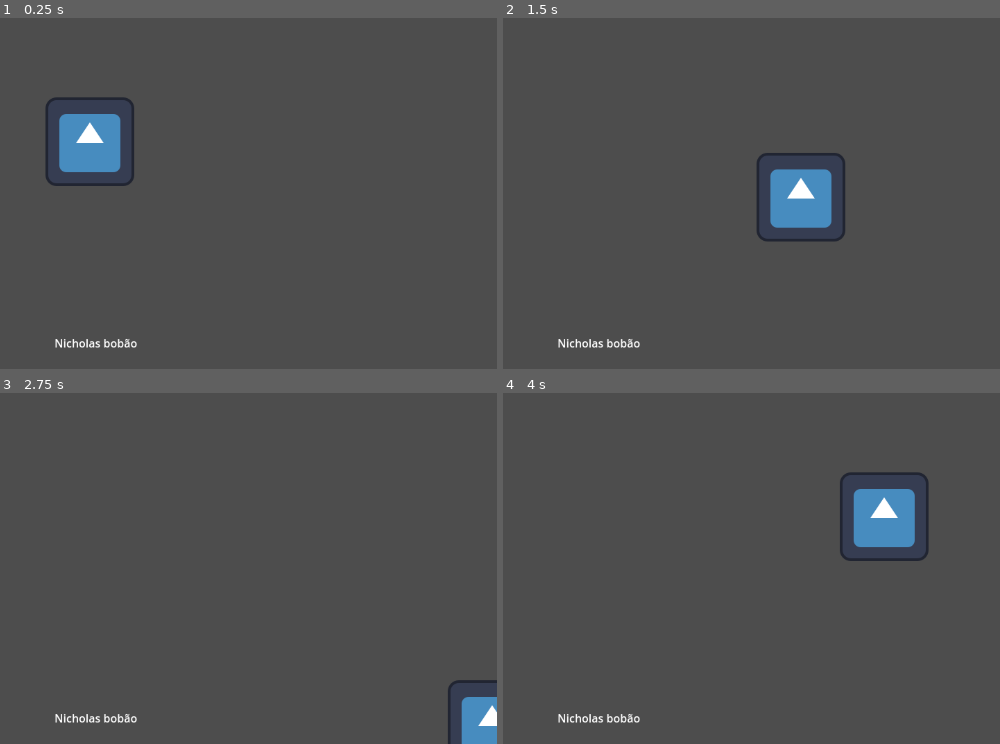
Above: before the commit, frames 1-4 (two rows, left to right).
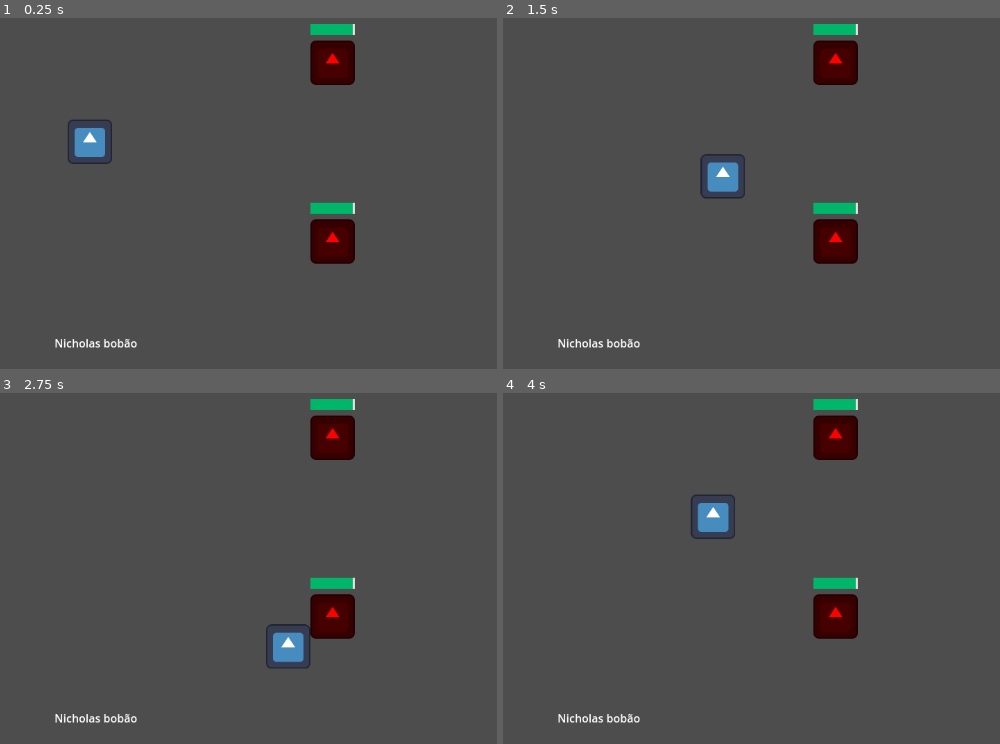
Above: after the commit, the same moments.

Repository: tomasfiorelli/Typecaster
Game: Godot game, scene res://main.tscn
Two runs of this game, one before a commit and one after it. Both use one fixed random seed, a clock stepped at 60 frames per second and the inputs below. The engine's default icon, where the game draws it, is replaced by a stand-in: a white triangle on a blue panel in a dark square.
Inputs:
- Up to frame 1 (0.25 s): no input
- Up to frame 2 (1.5 s): tap Enter (ui_accept) at 0.5, 0.6, 0.77, 1.07, 1.35 s; hold Right (ui_right) 0.53-1.28 s; hold Down (ui_down) from 1.28 s (still down)
- Up to frame 3 (2.75 s): tap Enter (ui_accept) at 1.52, 1.82, 2.1 s; release Down (ui_down) at 2.03 s; hold Right (ui_right) from 2.03 s (still down)
- Up to frame 4 (4 s): release Right (ui_right) at 2.78 s; hold Up (ui_up) 2.78-3.53 s; tap Enter (ui_accept) at 2.85, 3.02, 3.32, 3.6, 3.77 s; hold Left (ui_left) from 3.53 s (still down)

The runs differ from the first frame. In frame 1, 5.1% of the frame differs, in the area x 9-72%, y 1-71%; in frame 2, 5.9%; in frame 3, 4.7%; in frame 4, 6.2%, in the area x 37-86%, y 1-71%.

Commit message:
Player, enemy, health bar tests

Diff:
--- /dev/null
+++ b/bullet.gd
@@ -0,0 +1,10 @@
+extends Area2D
+
+@export var damage = 5
+@export var speed = 500
+
+func _on_body_entered(body):
+	queue_free()
+
+func _on_timer_timeout():
+	queue_free()
--- /dev/null
+++ b/bullet.tscn
@@ -0,0 +1,25 @@
+[gd_scene load_steps=4 format=3 uid="uid://dj6yeewam07k4"]
+
+[ext_resource type="Texture2D" uid="uid://jb4kqnkevy1l" path="res://icon.svg" id="1_3w7o5"]
+[ext_resource type="Script" path="res://bullet.gd" id="1_i7kge"]
+
+[sub_resource type="RectangleShape2D" id="RectangleShape2D_spbwm"]
+size = Vector2(16, 8)
+
+[node name="Bullet" type="Area2D"]
+script = ExtResource("1_i7kge")
+
+[node name="Sprite2D" type="Sprite2D" parent="."]
+modulate = Color(1, 1, 0, 1)
+scale = Vector2(0.125, 0.0625)
+texture = ExtResource("1_3w7o5")
+
+[node name="CollisionShape2D" type="CollisionShape2D" parent="."]
+shape = SubResource("RectangleShape2D_spbwm")
+
+[node name="Timer" type="Timer" parent="."]
+wait_time = 5.0
+autostart = true
+
+[connection signal="body_entered" from="." to="." method="_on_body_entered"]
+[connection signal="timeout" from="Timer" to="." method="_on_timer_timeout"]
--- /dev/null
+++ b/enemy.gd
@@ -0,0 +1,26 @@
+extends CharacterBody2D
+
+@export var max_health := 50
+
+var health: int : set = set_health
+
+@onready var progress_bar = $ProgressBar
+
+func set_health(new_health: int):
+	health = new_health
+	progress_bar.value = health
+
+func _ready():
+	health = max_health
+	progress_bar.max_value = max_health
+
+func _on_area_2d_body_entered(_body):
+	take_damage(2)
+
+func _on_area_2d_body_exited(_body):
+	pass # Replace with function body.
+
+func take_damage(damage: int):
+	health = max(health - damage, 0)
+	if health == 0:
+		queue_free()
--- /dev/null
+++ b/enemy.tscn
@@ -0,0 +1,48 @@
+[gd_scene load_steps=7 format=3 uid="uid://dmhqxt5f7ixih"]
+
+[ext_resource type="Script" path="res://enemy.gd" id="1_0vvxi"]
+[ext_resource type="Texture2D" uid="uid://jb4kqnkevy1l" path="res://icon.svg" id="1_gkx3l"]
+
+[sub_resource type="RectangleShape2D" id="RectangleShape2D_wdiqd"]
+size = Vector2(64, 64)
+
+[sub_resource type="RectangleShape2D" id="RectangleShape2D_uvyhl"]
+size = Vector2(64, 64)
+
+[sub_resource type="StyleBoxFlat" id="StyleBoxFlat_a3da6"]
+bg_color = Color(0.905908, 0.875204, 0.861974, 1)
+
+[sub_resource type="StyleBoxFlat" id="StyleBoxFlat_l6r6u"]
+bg_color = Color(0, 0.715139, 0.412655, 1)
+
+[node name="Enemy" type="CharacterBody2D"]
+script = ExtResource("1_0vvxi")
+
+[node name="Sprite2D" type="Sprite2D" parent="."]
+modulate = Color(1, 0, 0, 1)
+scale = Vector2(0.5, 0.5)
+texture = ExtResource("1_gkx3l")
+
+[node name="CollisionShape2D" type="CollisionShape2D" parent="."]
+visible = false
+shape = SubResource("RectangleShape2D_wdiqd")
+
+[node name="Area2D" type="Area2D" parent="."]
+
+[node name="CollisionShape2D" type="CollisionShape2D" parent="Area2D"]
+shape = SubResource("RectangleShape2D_uvyhl")
+
+[node name="ProgressBar" type="ProgressBar" parent="."]
+offset_left = -32.0
+offset_top = -56.0
+offset_right = 32.0
+offset_bottom = -40.0
+theme_override_styles/background = SubResource("StyleBoxFlat_a3da6")
+theme_override_styles/fill = SubResource("StyleBoxFlat_l6r6u")
+max_value = 200.0
+step = 1.0
+value = 100.0
+show_percentage = false
+
+[connection signal="body_entered" from="Area2D" to="." method="_on_area_2d_body_entered"]
+[connection signal="body_exited" from="Area2D" to="." method="_on_area_2d_body_exited"]
--- a/main.tscn
+++ b/main.tscn
@@ -1,7 +1,8 @@
-[gd_scene load_steps=3 format=3 uid="uid://don2fb4diffwt"]
+[gd_scene load_steps=4 format=3 uid="uid://don2fb4diffwt"]
 
 [ext_resource type="Script" path="res://main.gd" id="1_qwl0g"]
 [ext_resource type="PackedScene" uid="uid://bpg016mipycu8" path="res://player.tscn" id="2_v2rme"]
+[ext_resource type="PackedScene" uid="uid://dmhqxt5f7ixih" path="res://enemy.tscn" id="3_3ox0h"]
 
 [node name="Main" type="Node"]
 script = ExtResource("1_qwl0g")
@@ -21,3 +22,9 @@
 grow_horizontal = 2
 grow_vertical = 0
 text = "Nicholas bobão"
+
+[node name="Enemy" parent="." instance=ExtResource("3_3ox0h")]
+position = Vector2(915, 464)
+
+[node name="Enemy2" parent="." instance=ExtResource("3_3ox0h")]
+position = Vector2(915, 206)
--- a/player.gd
+++ b/player.gd
@@ -1,12 +1,19 @@
 extends CharacterBody2D
 
-var speed := 400.0
+var speed := 250.0
 var direction := Vector2.ZERO
+
+@export var Bullet: PackedScene
 
 func ready():
 	pass
 
-func _physics_process(delta):
+func _physics_process(_delta):
 	direction = Input.get_vector("ui_left", "ui_right", "ui_up", "ui_down")
 	velocity = direction * speed
 	move_and_slide()
+	if Input.is_action_just_pressed("ui_accept"):
+		shoot()
+
+func shoot():
+	var bullet = Bullet.instantiate()
--- a/player.tscn
+++ b/player.tscn
@@ -1,16 +1,21 @@
-[gd_scene load_steps=4 format=3 uid="uid://bpg016mipycu8"]
+[gd_scene load_steps=5 format=3 uid="uid://bpg016mipycu8"]
 
 [ext_resource type="Texture2D" uid="uid://jb4kqnkevy1l" path="res://icon.svg" id="1_jous1"]
 [ext_resource type="Script" path="res://player.gd" id="1_lo2iy"]
+[ext_resource type="PackedScene" uid="uid://dj6yeewam07k4" path="res://bullet.tscn" id="2_vxdok"]
 
 [sub_resource type="RectangleShape2D" id="RectangleShape2D_my81v"]
-size = Vector2(128, 128)
+size = Vector2(64, 64)
 
 [node name="Player" type="CharacterBody2D"]
 script = ExtResource("1_lo2iy")
+Bullet = ExtResource("2_vxdok")
 
 [node name="Sprite2D" type="Sprite2D" parent="."]
+scale = Vector2(0.5, 0.5)
 texture = ExtResource("1_jous1")
 
 [node name="CollisionShape2D" type="CollisionShape2D" parent="."]
 shape = SubResource("RectangleShape2D_my81v")
+
+[node name="Marker2D" type="Marker2D" parent="."]
